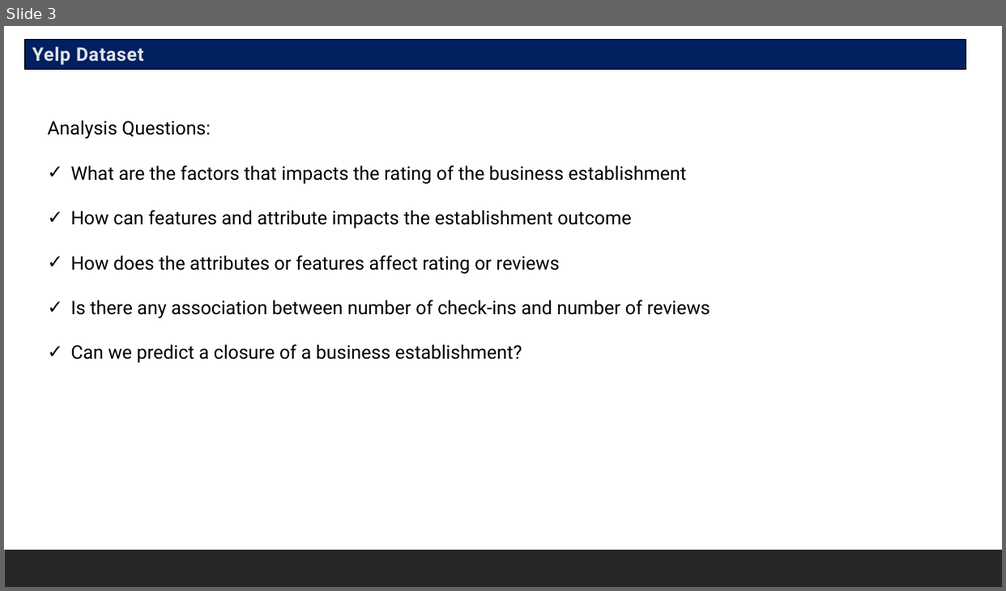
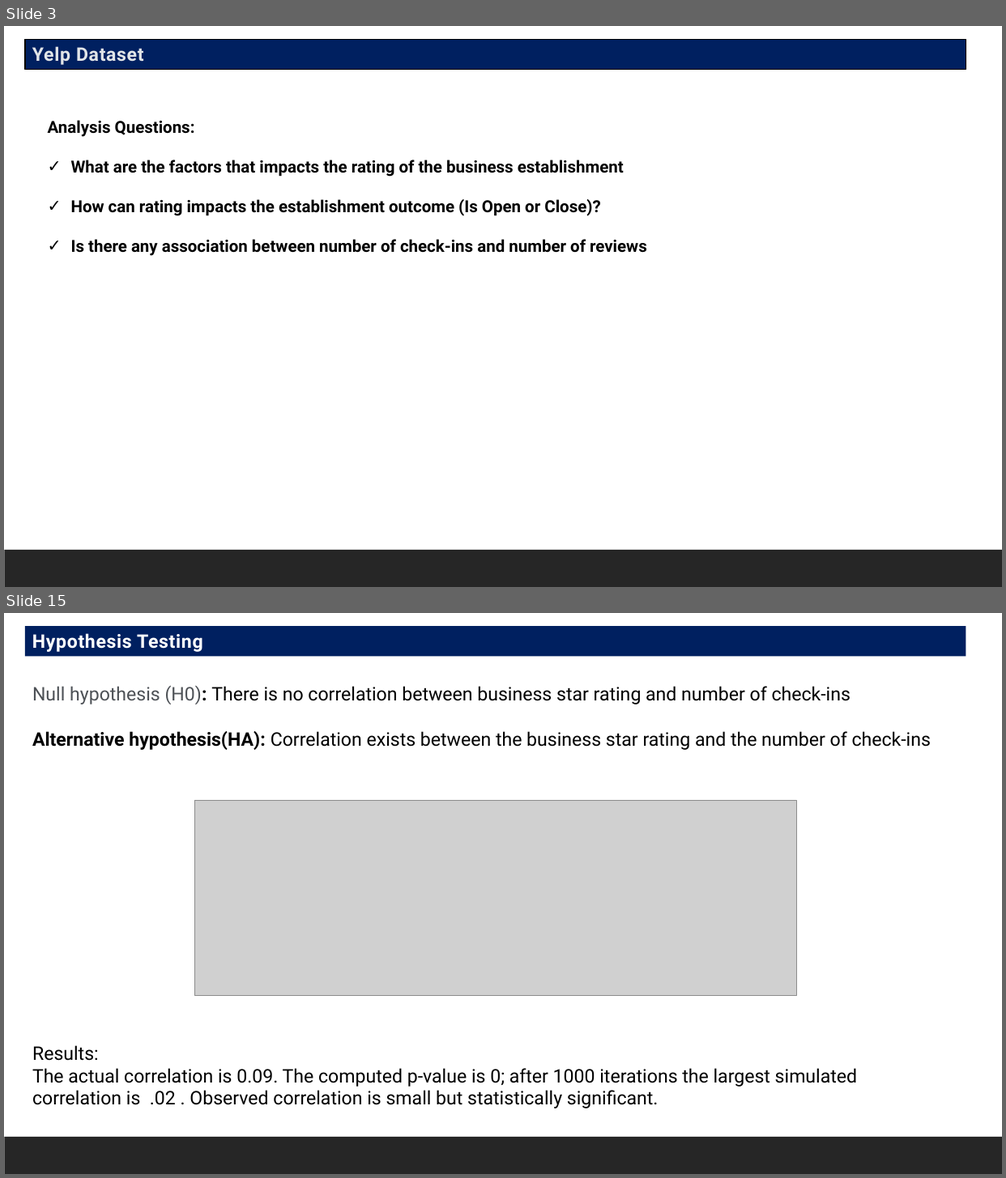
Before and after one commit to Tutay0913JP/DSC530, a slide deck: ParJanineDSC530-T303Week12_YelpDataset.pptx. Shown one above the other, each under a label of ours: slide 3 before the commit, slides 3 and 15 after it; the slides between them are not shown. The pictures are 1006x591 and 1006x1178 pixels, drawn with LibreOffice and Linux fonts; fonts in the diff are those of the drawing; grey boxes stand for pictures. Boxes give left, top, right and bottom in pixels: in the first picture for what was removed or moved away, otherwise in the second. Text is boxed around its words. In the diff, an @@ line names an element or a change of style, - is before the commit and + after.

```diff
--- a/ParJanineDSC530-T303Week12_YelpDataset.pptx
+++ b/ParJanineDSC530-T303Week12_YelpDataset.pptx
@@ slide 15 added at (x1=4, y1=613, x2=1002, y2=1174), background #FFFFFF; not listed: 1 template element that a slide beside it also shows @@
@@ rectangle added at (x1=25, y1=627, x2=966, y2=657), fill #002060, 18 pt, text #FFFFFF, bold @@
+Hypothesis Testing
@@ text added at (x1=32, y1=686, x2=931, y2=1109), 18 pt, text #000000 @@
+Null hypothesis (H0): There is no correlation between business star rating and number of check-ins
+Alternative hypothesis(HA): Correlation exists between the business star rating and the number of check-ins
+Results:
+The actual correlation is 0.09. The computed p-value is 0; after 1000 iterations the largest simulated correlation is .02 . Observed correlation is small but statistically significant.
@@ picture added at (x1=194, y1=800, x2=796, y2=996) @@
@@ slide 3 changed as well @@
@@ text at (x1=48, y1=120, x2=647, y2=256): size 18 to 16 pt, bold on in "Analysis Questions:", "What are the factors that impacts the ...", "Is there any association between number of ..." @@
@@ text at (x1=71, y1=199, x2=600, y2=216): text changed; size 18 to 16 pt; bold on @@
-✓ How can features and attribute impacts the establishment outcome
-✓ How does the attributes or features affect rating or reviews
+✓ How can rating impacts the establishment outcome (Is Open or Close)?
@@ text at (x1=71, y1=344, x2=522, y2=363): paragraph removed @@
-✓ Can we predict a closure of a business establishment?
```
Also in this commit, not shown: 2 other slides changed, 12 other slides added, 9 slides removed.
